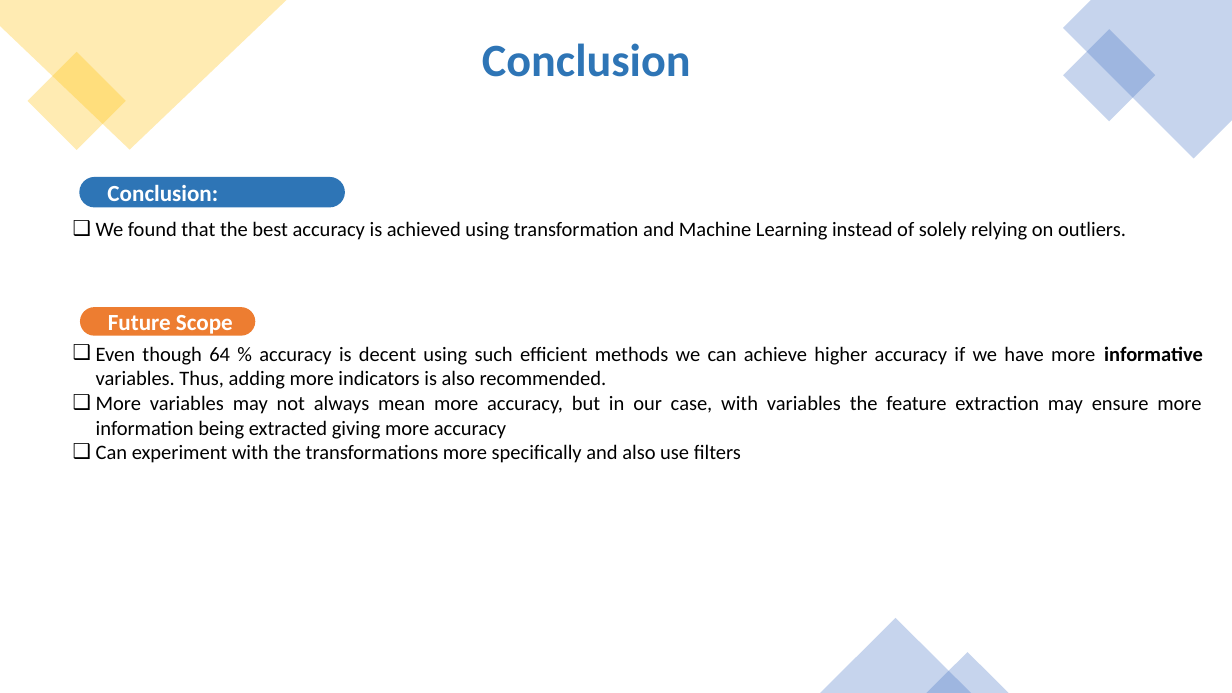
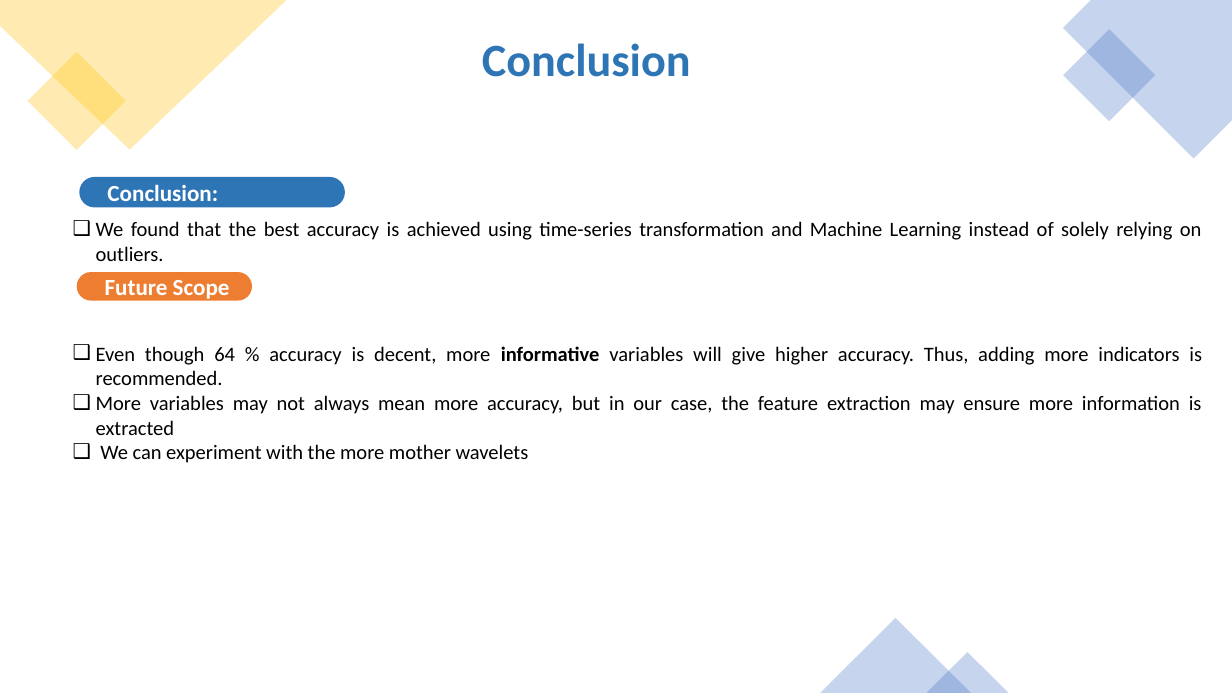
Before and after one commit to ITU-AI-ML-in-5G-Challenge/Team-DataRangers-home-network-users-experience-classification, a slide deck: slide 15 of 5gChallenge_DataRangers.pptx. Drawn at 1232x693 pixels with LibreOffice and Linux fonts; fonts in the diff are those of the drawing. Boxes give left, top, right and bottom in pixels: in the first picture for what was removed or moved away, otherwise in the second. Text is boxed around its words. In the diff, an @@ line names an element or a change of style, - is before the commit and + after.

```diff
--- a/5gChallenge_DataRangers.pptx
+++ b/5gChallenge_DataRangers.pptx
@@ text at <box>96,221,1202,463</box>: text changed @@
-❑ We found that the best accuracy is achieved using transformation and Machine Learning instead of solely relying on outliers.
-❑ Even though 64 % accuracy is decent using such efficient methods we can achieve higher accuracy if we have more informative variables. Thus, adding more indicators is also recommended.
-❑ More variables may not always mean more accuracy, but in our case, with variables the feature extraction may ensure more information being extracted giving more accuracy
-❑ Can experiment with the transformations more specifically and also use filters
+❑ We found that the best accuracy is achieved using time-series transformation and Machine Learning instead of solely relying on outliers.
+❑ Even though 64 % accuracy is decent, more informative variables will give higher accuracy. Thus, adding more indicators is recommended.
+❑ More variables may not always mean more accuracy, but in our case, the feature extraction may ensure more information is extracted
+❑ We can experiment with the more mother wavelets
@@ rounded rectangle "Future Scope": place and size @@
-rounded rectangle "Future Scope" at <box>80,307,256,335</box>
+rounded rectangle "Future Scope" at <box>77,272,252,300</box>
```
Also in this commit, not shown: 5 other slides changed.
